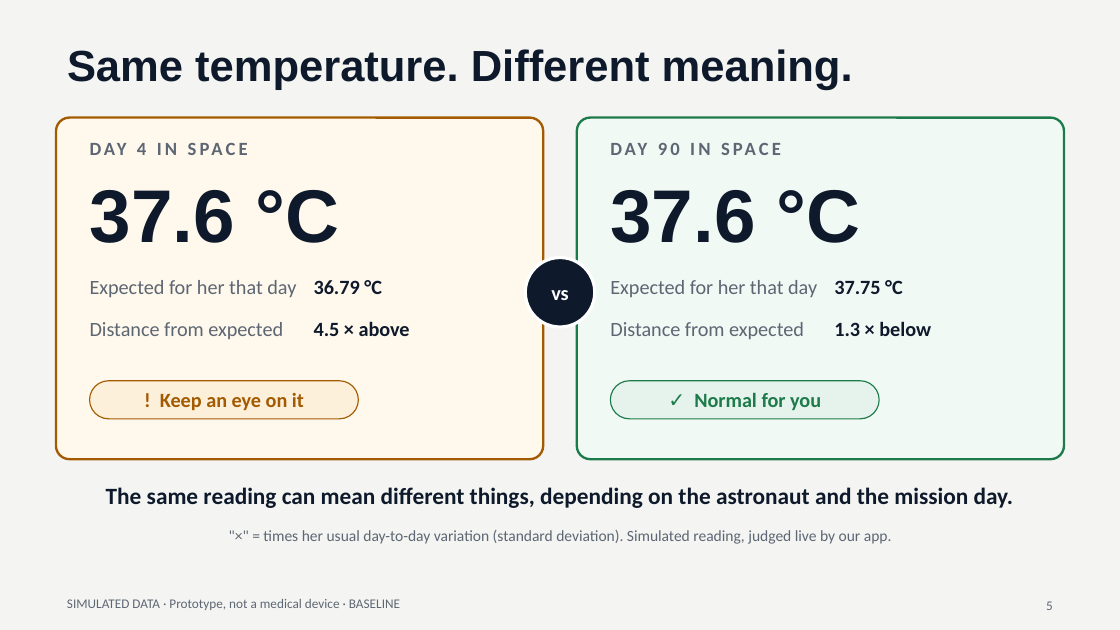
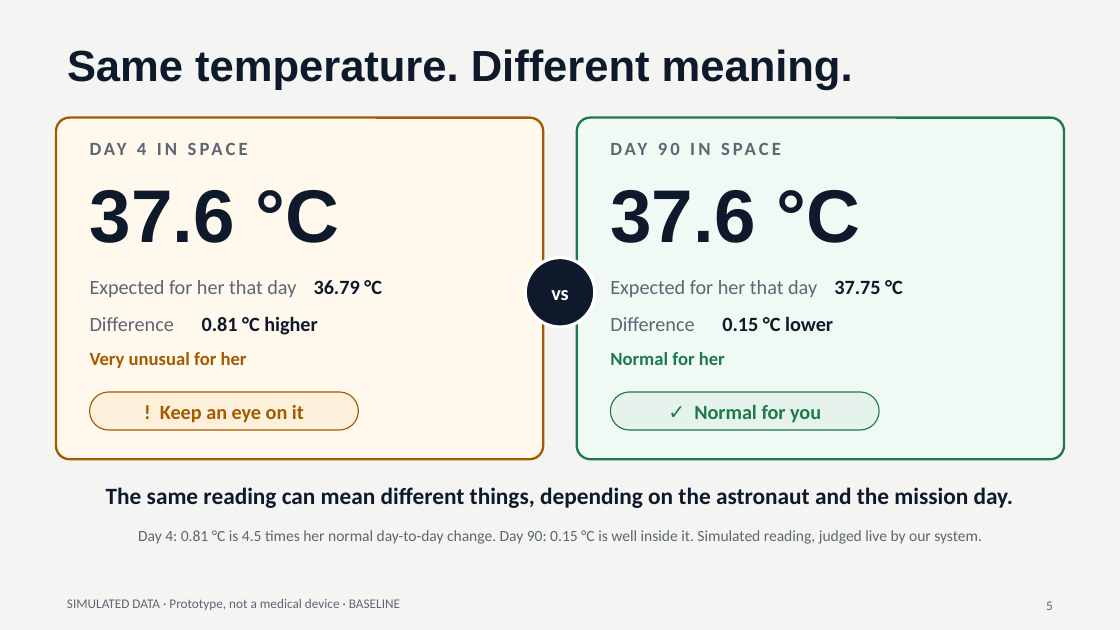
Before and after one commit to sridharan-71/baseline-space-health, a slide deck: slide 5 of presentation/BASELINE_simple.pptx. Drawn at 1120x630 pixels with LibreOffice and Linux fonts; fonts in the diff are those of the drawing. Boxes give left, top, right and bottom in pixels: in the first picture for what was removed or moved away, otherwise in the second. Text is boxed around its words. In the diff, an @@ line names an element or a change of style, - is before the commit and + after.

```diff
--- a/presentation/BASELINE_simple.pptx
+++ b/presentation/BASELINE_simple.pptx
@@ text removed at [90,321,410,339] @@
-Distance from expected 4.5 × above
@@ text added at [90,316,317,335], 13 pt, text #0E1A2B, bold @@
+Difference 0.81 °C higher
@@ text removed at [610,321,931,339] @@
-Distance from expected 1.3 × below
@@ text added at [610,316,833,331], 13 pt, text #0E1A2B, bold @@
+Difference 0.15 °C lower
@@ text added at [90,352,247,368], 12 pt, text #A35A00, bold @@
+Very unusual for her
@@ text added at [610,352,725,365], 12 pt, text #1D7A4B, bold @@
+Normal for her
@@ 2 texts, 2 rounded rectangles: place and size @@
-2 texts, 2 rounded rectangles at [90,381,879,419]
+2 texts, 2 rounded rectangles at [90,392,879,430]
@@ text at [138,530,982,544]: text changed @@
-"×" = times her usual day-to-day variation (standard deviation). Simulated reading, judged live by our app.
+Day 4: 0.81 °C is 4.5 times her normal day-to-day change. Day 90: 0.15 °C is well inside it. Simulated reading, judged live by our system.
```
Also in this commit, not shown: 3 other slides changed, 1 other file.
